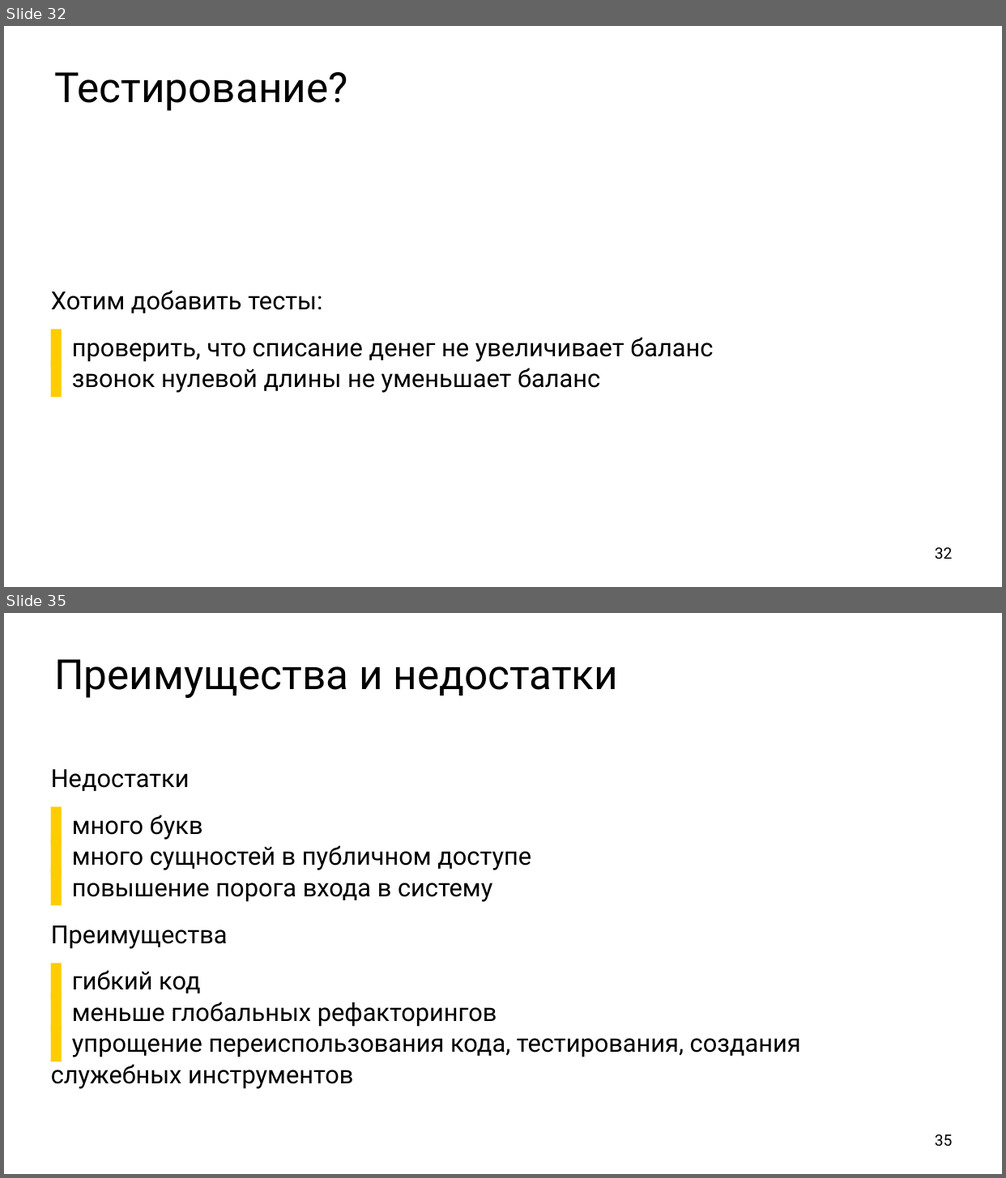
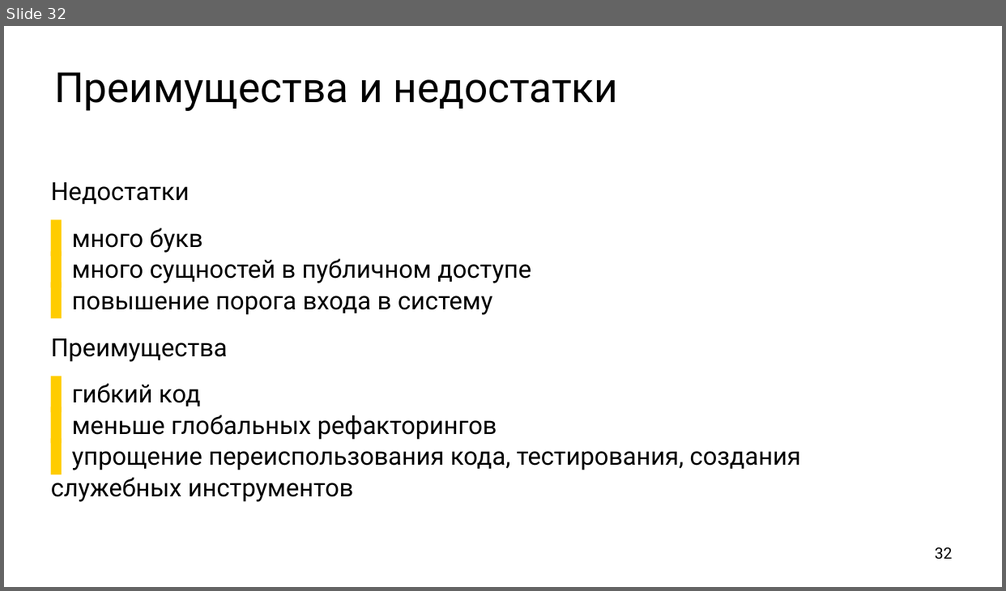
Before and after one commit to ishfb/cpprus17, a slide deck: slides.pptx. Shown one above the other, each under a label of ours: slides 32 and 35 before the commit, slide 32 after it; the slides between them are not shown. The pictures are 1006x1178 and 1006x591 pixels, drawn with LibreOffice and Linux fonts; fonts in the diff are those of the drawing. Boxes give left, top, right and bottom in pixels: in the first picture for what was removed or moved away, otherwise in the second. Text is boxed around its words. In the diff, an @@ line names an element or a change of style, - is before the commit and + after.

```diff
--- a/slides.pptx
+++ b/slides.pptx
@@ slide 32 removed at <box>4,26,1002,587</box>, background #FFFFFF @@
@@ title removed at <box>54,72,347,111</box> @@
-Тестирование?
@@ text removed at <box>51,290,713,393</box> @@
-Хотим добавить тесты:
-  ▌ проверить, что списание денег не увеличивает баланс
-  ▌ звонок нулевой длины не уменьшает баланс
@@ page number removed at <box>935,548,953,559</box> @@
-32
@@ what was slide 35 is now slide 32 @@
@@ page number at <box>935,548,953,559</box>: text changed @@
-35
+32
```
Also in this commit, not shown: 2 slides changed, 3 slides added, 5 other slides removed, 2 other files.
